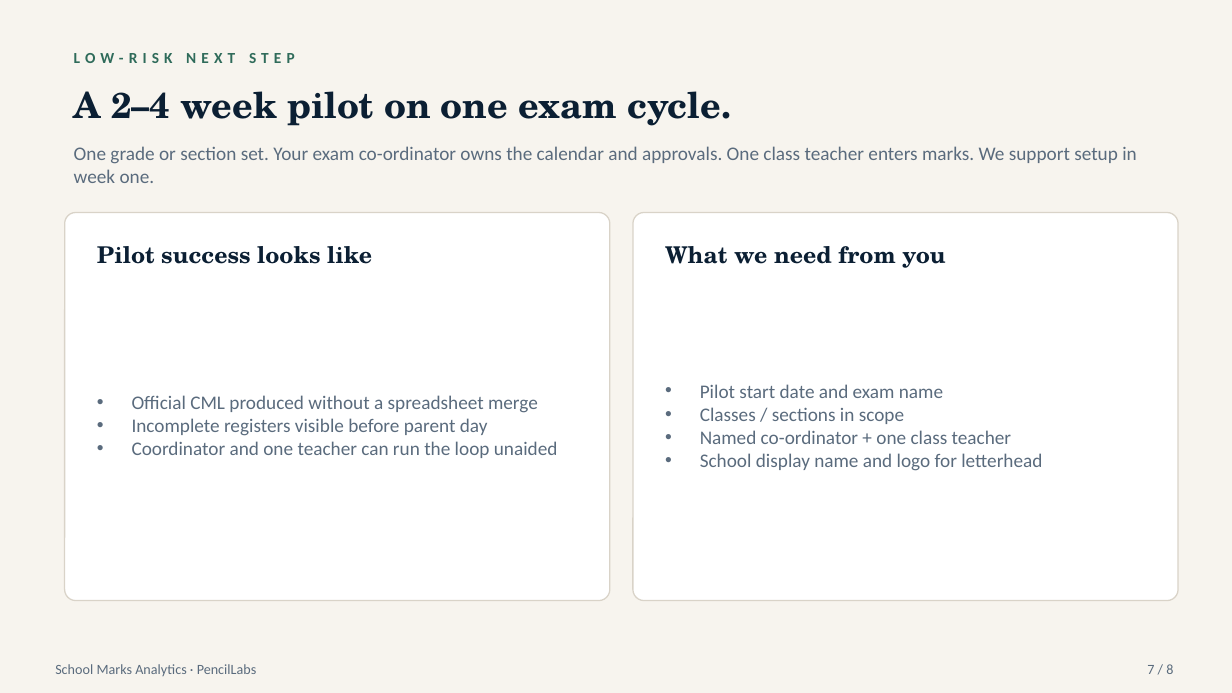
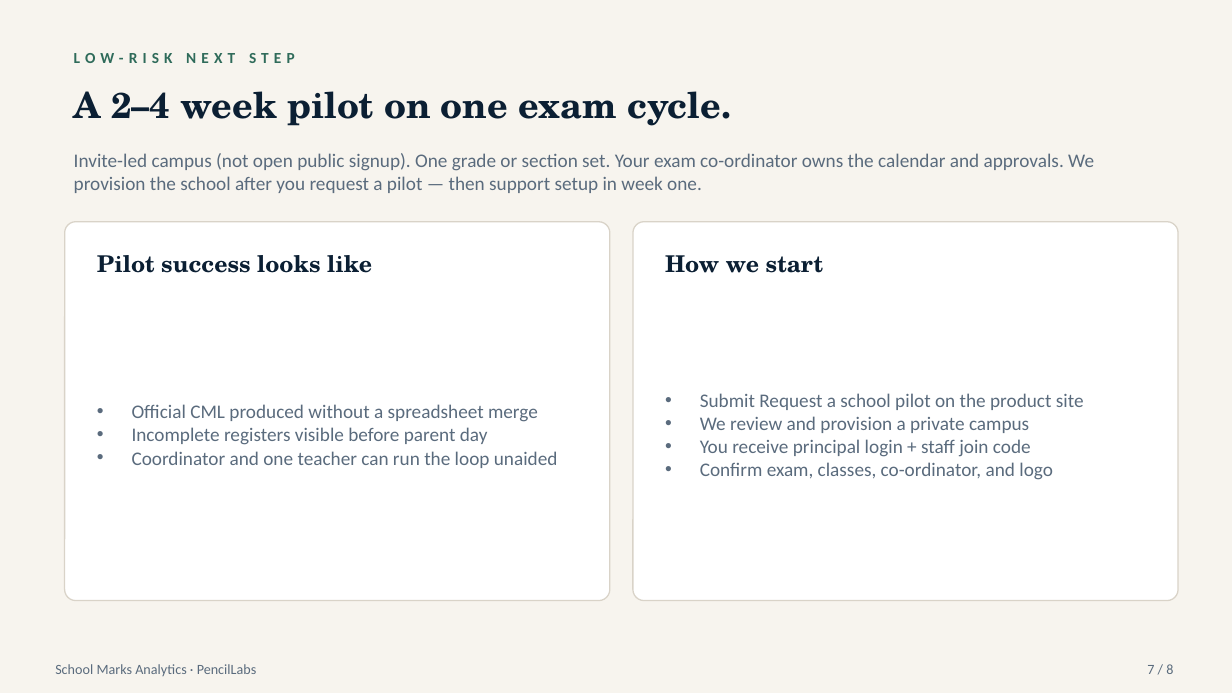
Before and after one commit to akhil-vs/MarkAnalysis, a slide deck: slide 7 of docs/pitch/School-Marks-Analytics-Principal-Pitch.pptx. Drawn at 1232x693 pixels with LibreOffice and Linux fonts; fonts in the diff are those of the drawing. Boxes give left, top, right and bottom in pixels: in the first picture for what was removed or moved away, otherwise in the second. Text is boxed around its words. In the diff, an @@ line names an element or a change of style, - is before the commit and + after.

```diff
--- a/docs/pitch/School-Marks-Analytics-Principal-Pitch.pptx
+++ b/docs/pitch/School-Marks-Analytics-Principal-Pitch.pptx
@@ text at (74, 153, 1094, 193): text changed @@
-One grade or section set. Your exam co-ordinator owns the calendar and approvals. One class teacher enters marks. We support setup in week one.
+Invite-led campus (not open public signup). One grade or section set. Your exam co-ordinator owns the calendar and approvals. We provision the school after you request a pilot — then support setup in week one.
@@ rounded rectangle: place and size @@
-rounded rectangle at (65, 213, 610, 601)
+rounded rectangle at (65, 222, 610, 601)
@@ rounded rectangle: place and size @@
-rounded rectangle at (633, 213, 1178, 601)
+rounded rectangle at (633, 222, 1178, 601)
@@ text "Pilot success looks like": place and size @@
-text "Pilot success looks like" at (97, 246, 372, 264)
+text "Pilot success looks like" at (97, 255, 372, 273)
@@ text at (665, 255, 824, 273): text changed @@
-What we need from you
+How we start
@@ text "Official CML produced without a ...": place and size @@
-text "Official CML produced without a ..." at (132, 395, 558, 458)
+text "Official CML produced without a ..." at (132, 404, 558, 468)
@@ text at (700, 393, 1084, 480): text changed @@
-• Pilot start date and exam name
-• Classes / sections in scope
-• Named co-ordinator + one class teacher
-• School display name and logo for letterhead
+• Submit Request a school pilot on the product site
+• We review and provision a private campus
+• You receive principal login + staff join code
+• Confirm exam, classes, co-ordinator, and logo
```
Also in this commit, not shown: 4 other slides changed, 16 other files.
